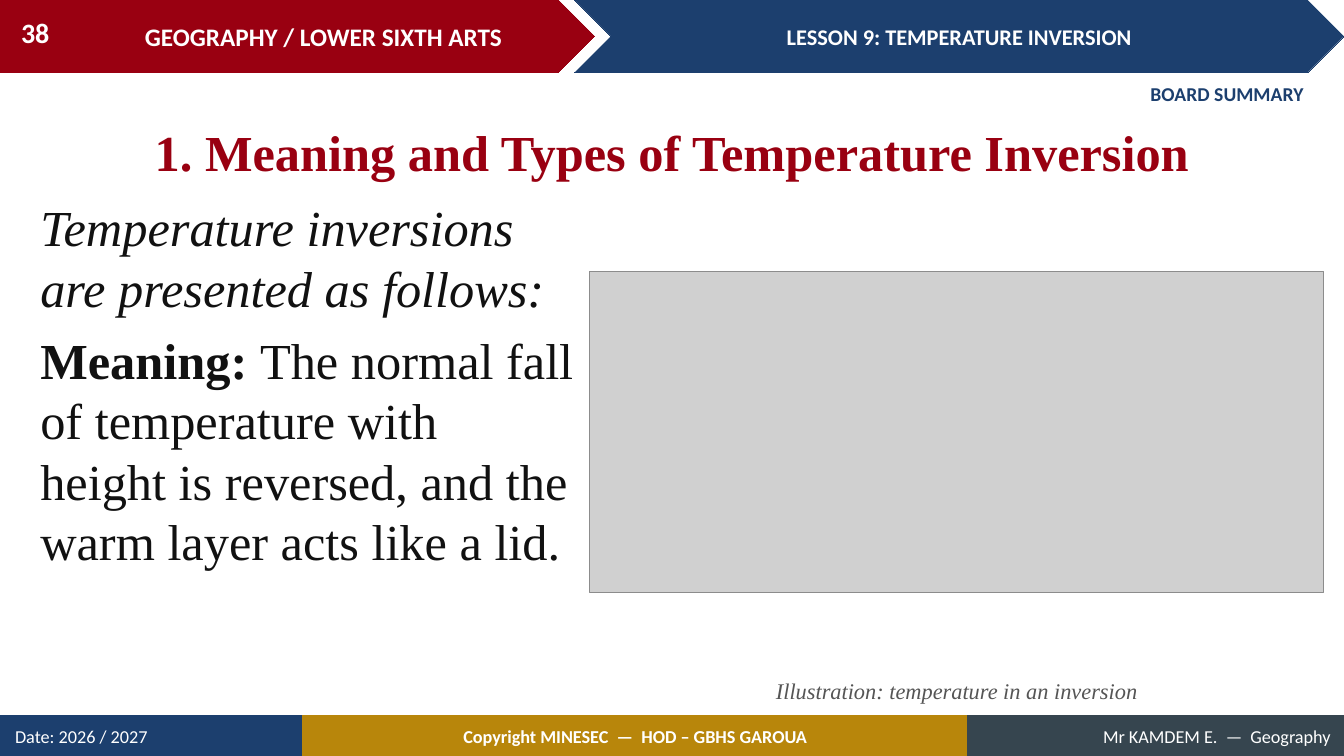
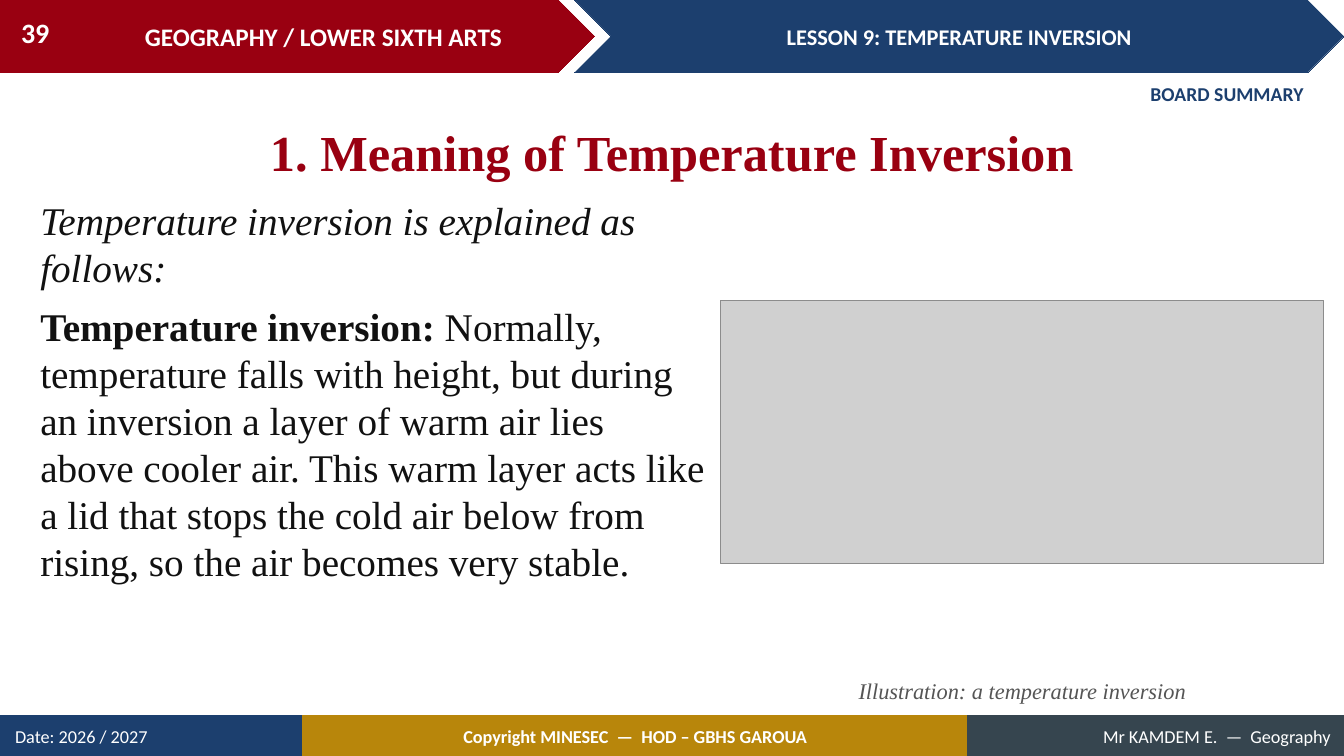
Before and after one commit to Berthautk/linea-github, a slide deck: slide 39 of lecons/LSA/Meteorology/09_LSA_MET_L09_Temperature_Inversion.pptx (slide 38 before the commit). Drawn at 1344x756 pixels with LibreOffice and Linux fonts; fonts in the diff are those of the drawing; grey boxes stand for pictures. Boxes give left, top, right and bottom in pixels: in the first picture for what was removed or moved away, otherwise in the second. Text is boxed around its words. In the diff, an @@ line names an element or a change of style, - is before the commit and + after.

```diff
--- a/lecons/LSA/Meteorology/09_LSA_MET_L09_Temperature_Inversion.pptx
+++ b/lecons/LSA/Meteorology/09_LSA_MET_L09_Temperature_Inversion.pptx
@@ page number at box(21, 24, 49, 44): text changed @@
-38
+39
@@ text at box(270, 135, 1073, 181): text changed @@
-1. Meaning and Types of Temperature Inversion
+1. Meaning of Temperature Inversion
@@ text at box(40, 207, 705, 583): text changed; size 36 to 28 pt @@
-Temperature inversions are presented as follows:
-Meaning: The normal fall of temperature with height is reversed, and the warm layer acts like a lid.
+Temperature inversion is explained as follows:
+Temperature inversion: Normally, temperature falls with height, but during an inversion a layer of warm air lies above cooler air. This warm layer acts like a lid that stops the cold air below from rising, so the air becomes very stable.
@@ picture: place and size @@
-picture at box(590, 271, 1324, 593)
+picture at box(721, 300, 1324, 565)
@@ text at box(859, 683, 1186, 704): text changed @@
-Illustration: temperature in an inversion
+Illustration: a temperature inversion
```
Also in this commit, not shown: 12 other slides changed, 10 slides added, 1 slide removed, 21 other files.
